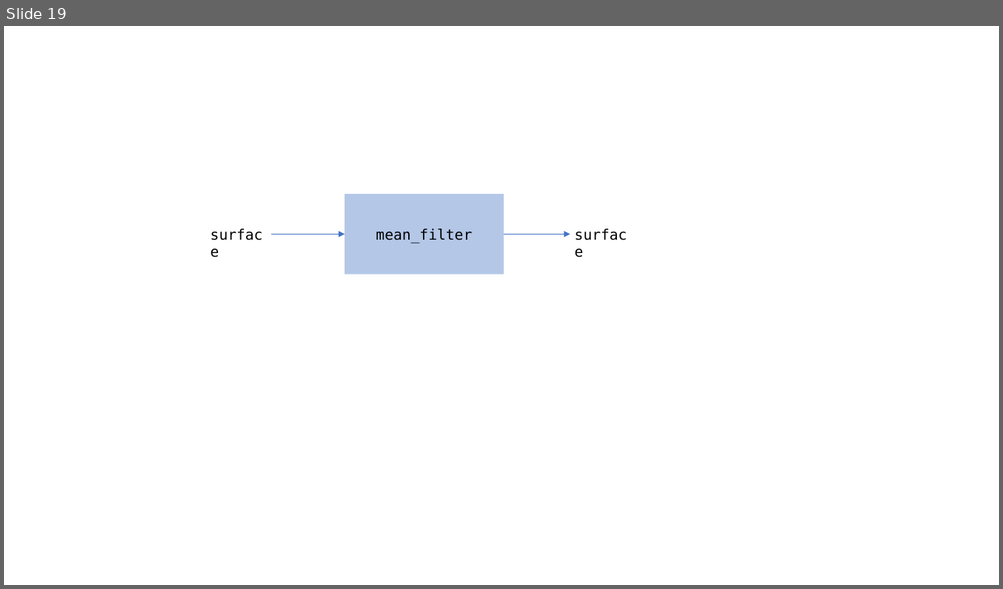
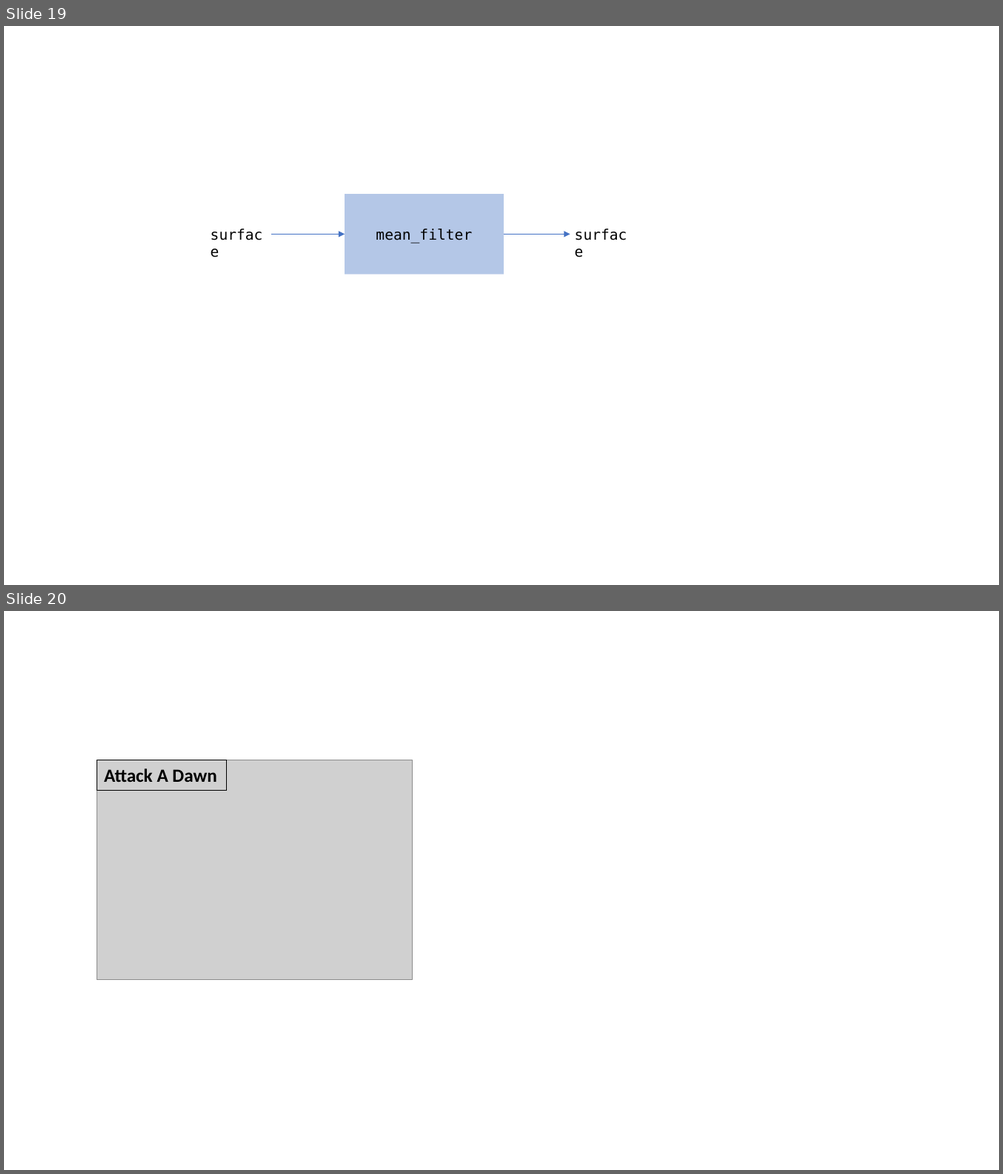
Before and after one commit to edharcourt/CS140, a slide deck: images/pygame_rect_window.pptx. Shown one above the other, each under a label of ours: slide 19 before the commit, slides 19 and 20 after it. The pictures are 1003x589 and 1003x1174 pixels, drawn with LibreOffice and Linux fonts; fonts in the diff are those of the drawing; grey boxes stand for pictures. Boxes give left, top, right and bottom in pixels: in the first picture for what was removed or moved away, otherwise in the second. Text is boxed around its words. In the diff, an @@ line names an element or a change of style, - is before the commit and + after.

```diff
--- a/images/pygame_rect_window.pptx
+++ b/images/pygame_rect_window.pptx
@@ slide 20 added at bbox=[4, 611, 999, 1170], background #FFFFFF @@
@@ picture added at bbox=[96, 760, 412, 980] @@
@@ rectangle added at bbox=[96, 760, 226, 790], outline #000000 0.75 pt, 18 pt, text #000000, bold @@
+Attack A Dawn
```
Also in this commit, not shown: 8 other files.
